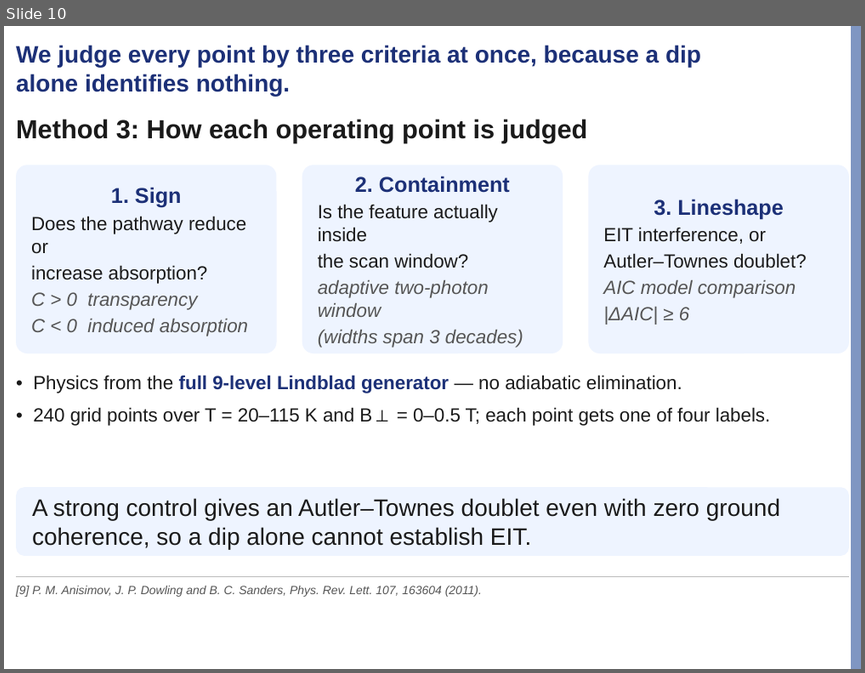
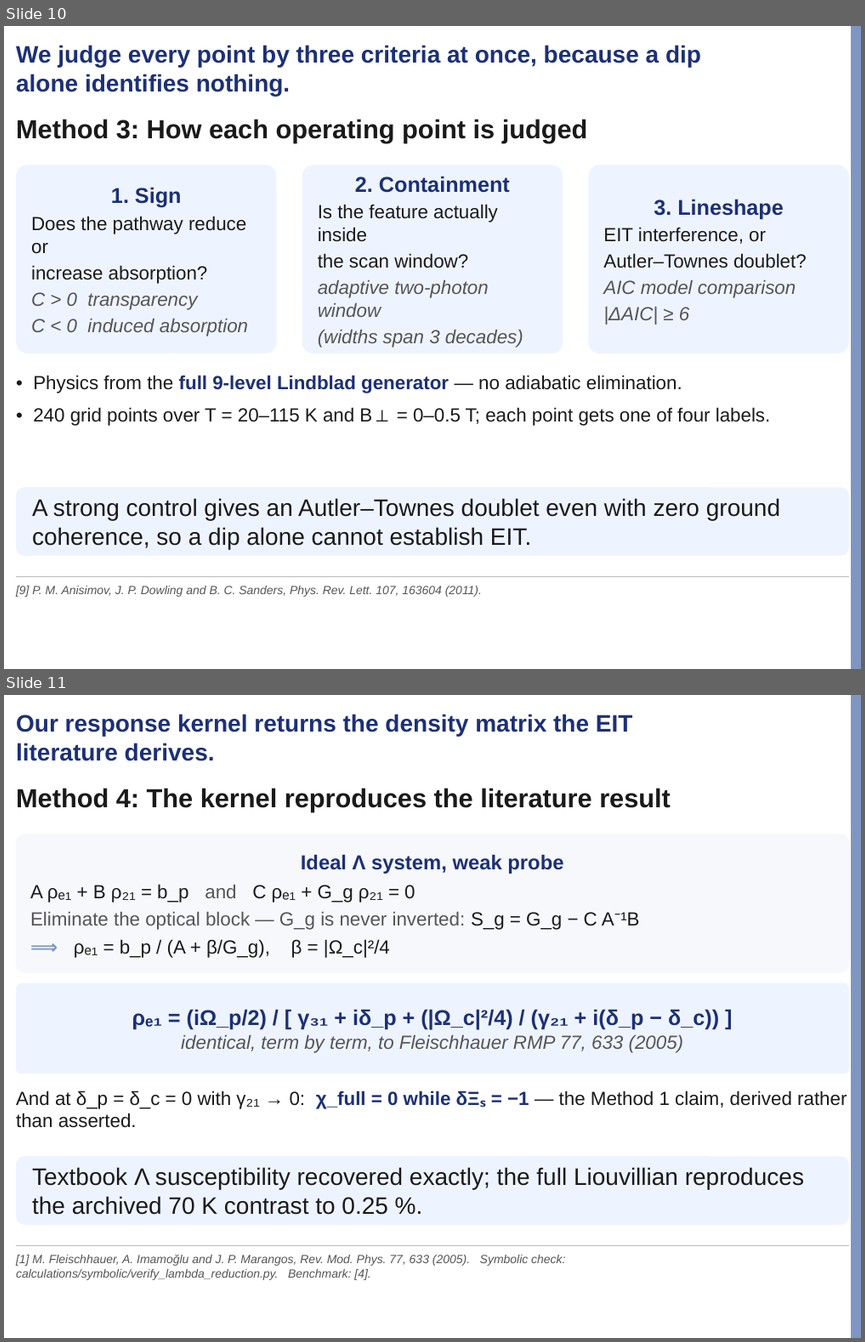
Before and after one commit to Risei412/NV-EIT-space, a slide deck: presentations/lab_seminar/nv_eit_seminar.pptx. Shown one above the other, each under a label of ours: slide 10 before the commit, slides 10 and 11 after it. The pictures are 865x673 and 865x1342 pixels, drawn with LibreOffice and Linux fonts; fonts in the diff are those of the drawing; background and template pictures are left out. Boxes give left, top, right and bottom in pixels: in the first picture for what was removed or moved away, otherwise in the second. Text is boxed around its words. In the diff, an @@ line names an element or a change of style, - is before the commit and + after.

```diff
--- a/presentations/lab_seminar/nv_eit_seminar.pptx
+++ b/presentations/lab_seminar/nv_eit_seminar.pptx
@@ slide 11 added at (x1=4, y1=695, x2=861, y2=1338), background #FFFFFF; not listed: 1 template element that a slide beside it also shows @@
@@ text added at (x1=16, y1=714, x2=633, y2=761), 20 pt, text #1C3077, bold @@
+Our response kernel returns the density matrix the EIT literature derives.
@@ text added at (x1=16, y1=788, x2=670, y2=811), 22 pt, text #1A1A1A, bold @@
+Method 4: The kernel reproduces the literature result
@@ rounded rectangle added at (x1=16, y1=834, x2=849, y2=973), fill #F6F8FC, 16 pt, text #1A1A1A @@
+Ideal Λ system, weak probe
+A ρₑ₁ + B ρ₂₁ = b_p and C ρₑ₁ + G_g ρ₂₁ = 0
+Eliminate the optical block — G_g is never inverted: S_g = G_g − C A⁻¹B
+⟹ ρₑ₁ = b_p / (A + β/G_g), β = |Ω_c|²/4
@@ rounded rectangle added at (x1=16, y1=983, x2=849, y2=1074), fill #EEF4FF, 18 pt, text #1C3077, bold @@
+ρₑ₁ = (iΩ_p/2) / [ γ₃₁ + iδ_p + (|Ω_c|²/4) / (γ₂₁ + i(δ_p − δ_c)) ]
+identical, term by term, to Fleischhauer RMP 77, 633 (2005)
@@ text added at (x1=16, y1=1090, x2=846, y2=1128), 16 pt, text #1A1A1A @@
+And at δ_p = δ_c = 0 with γ₂₁ → 0: χ_full = 0 while δΞₛ = −1 — the Method 1 claim, derived rather than asserted.
@@ rounded rectangle added at (x1=16, y1=1156, x2=849, y2=1225), fill #EEF4FF, 20 pt, text #1A1A1A @@
+Textbook Λ susceptibility recovered exactly; the full Liouvillian reproduces the archived 70 K contrast to 0.25 %.
@@ line added from (16, 1245) to (849, 1245), #BBBBBB 0.75 pt @@
@@ text added at (x1=16, y1=1253, x2=565, y2=1280), 10 pt, text #555555, italic @@
+[1] M. Fleischhauer, A. Imamoğlu and J. P. Marangos, Rev. Mod. Phys. 77, 633 (2005). Symbolic check: calculations/symbolic/verify_lambda_reduction.py. Benchmark: [4].
```
Also in this commit, not shown: 5 slides changed, 1 slide removed, 4 other files.
